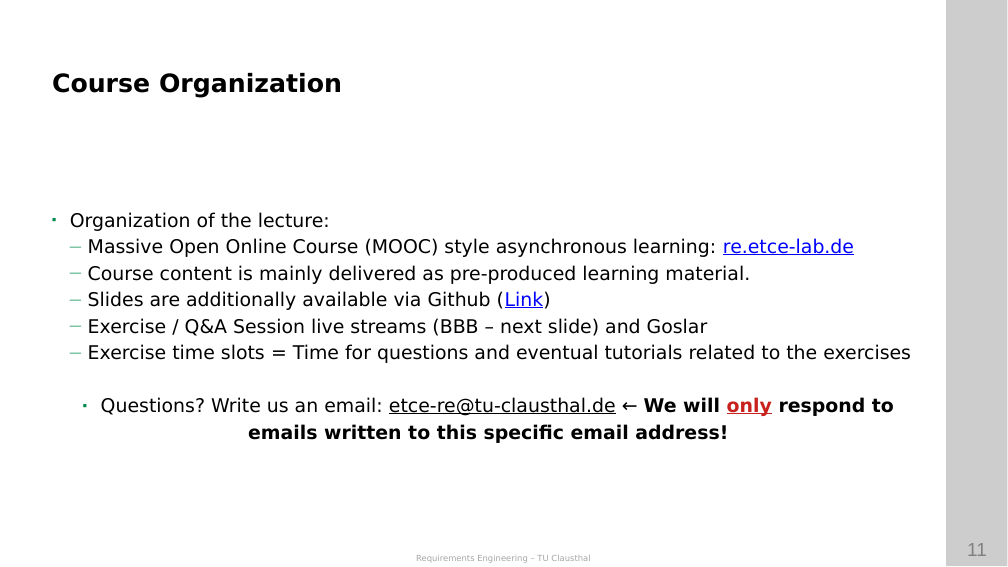
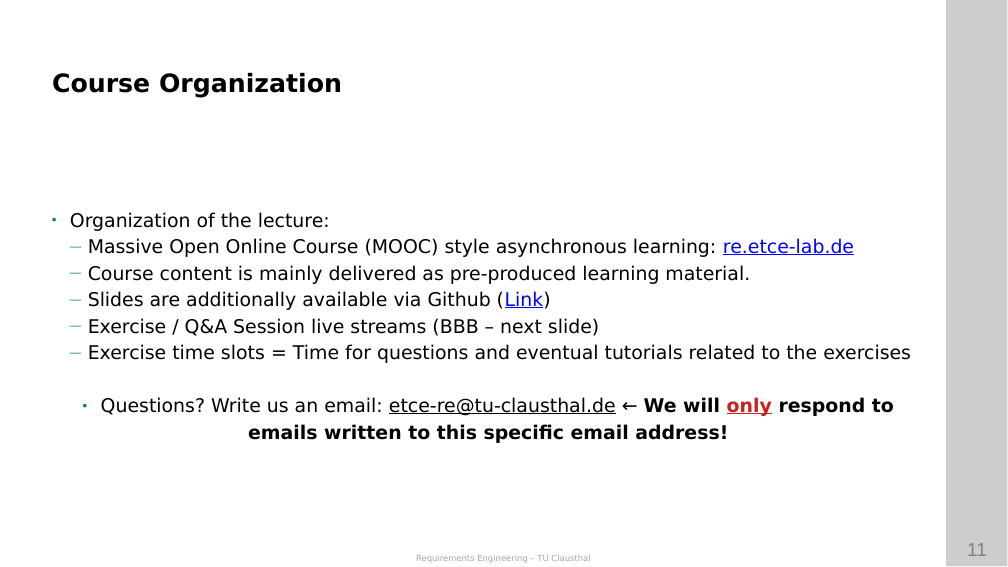
Before and after one commit to ETCE-LAB/teaching-material, a slide deck: slide 11 of Requirements-Engineering/RE-L00-Organization.pptx. Drawn at 1008x567 pixels with LibreOffice and Linux fonts; fonts in the diff are those of the drawing; background and template pictures are left out. Boxes give left, top, right and bottom in pixels: in the first picture for what was removed or moved away, otherwise in the second. Text is boxed around its words. In the diff, an @@ line names an element or a change of style, - is before the commit and + after.

```diff
--- a/Requirements-Engineering/RE-L00-Organization.pptx
+++ b/Requirements-Engineering/RE-L00-Organization.pptx
@@ text at (88,318,599,336): text changed @@
-  — Exercise / Q&A Session live streams (BBB – next slide) and Goslar
+  — Exercise / Q&A Session live streams (BBB – next slide)
```
Also in this commit, not shown: 5 other slides changed, 1 slide added, 2 other files.
